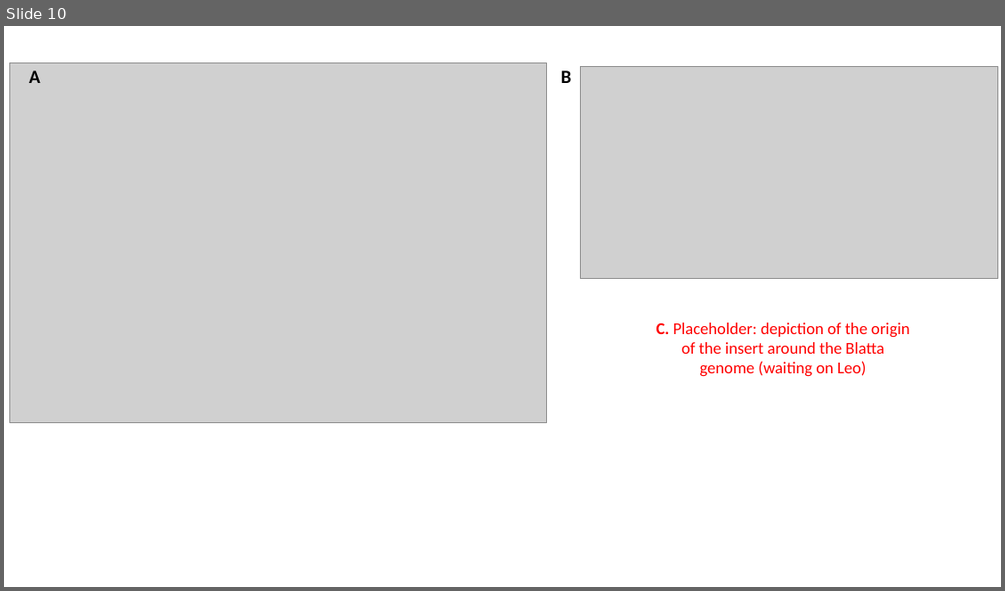
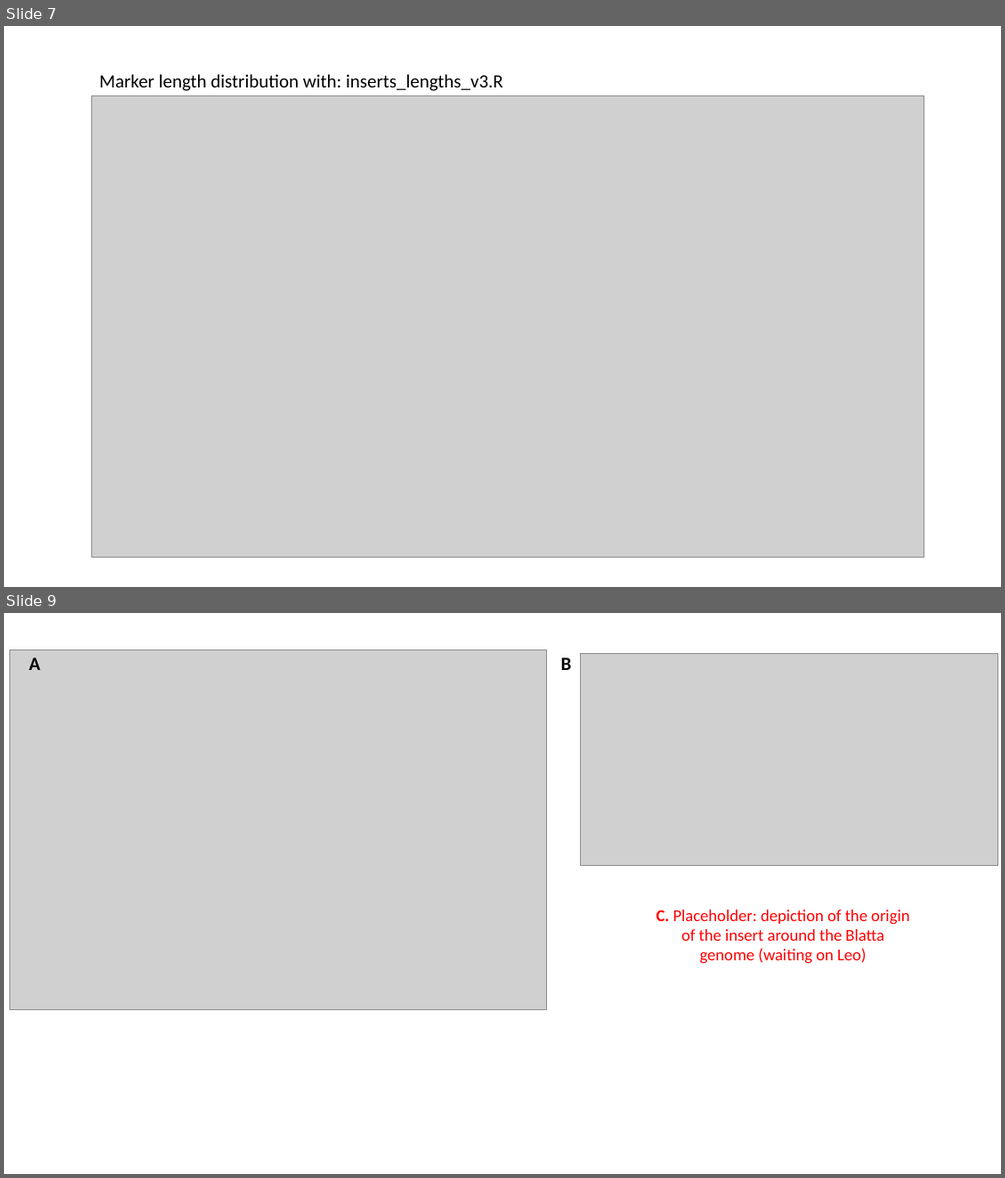
Before and after one commit to MEEP-projects/HGT_pipeline, a slide deck: manuscript/Figures/Blattabacterium HGT_figures-working.pptx. Shown one above the other, each under a label of ours: slide 10 before the commit, slides 7 and 9 after it; the slides between them are not shown. The pictures are 1005x591 and 1005x1178 pixels, drawn with LibreOffice and Linux fonts; fonts in the diff are those of the drawing; grey boxes stand for pictures. Boxes give left, top, right and bottom in pixels: in the first picture for what was removed or moved away, otherwise in the second. Text is boxed around its words. In the diff, an @@ line names an element or a change of style, - is before the commit and + after.

```diff
--- a/manuscript/Figures/Blattabacterium HGT_figures-working.pptx
+++ b/manuscript/Figures/Blattabacterium HGT_figures-working.pptx
@@ slide 7 added at bbox=[4, 26, 1001, 587], background #FFFFFF @@
@@ text added at bbox=[99, 74, 503, 91], 18 pt, text #000000 @@
+Marker length distribution with: inserts_lengths_v3.R
@@ picture added at bbox=[92, 96, 923, 557] @@
@@ what was slide 10 is now slide 9 @@
```
Also in this commit, not shown: 1 other slide added, 40 other files.
